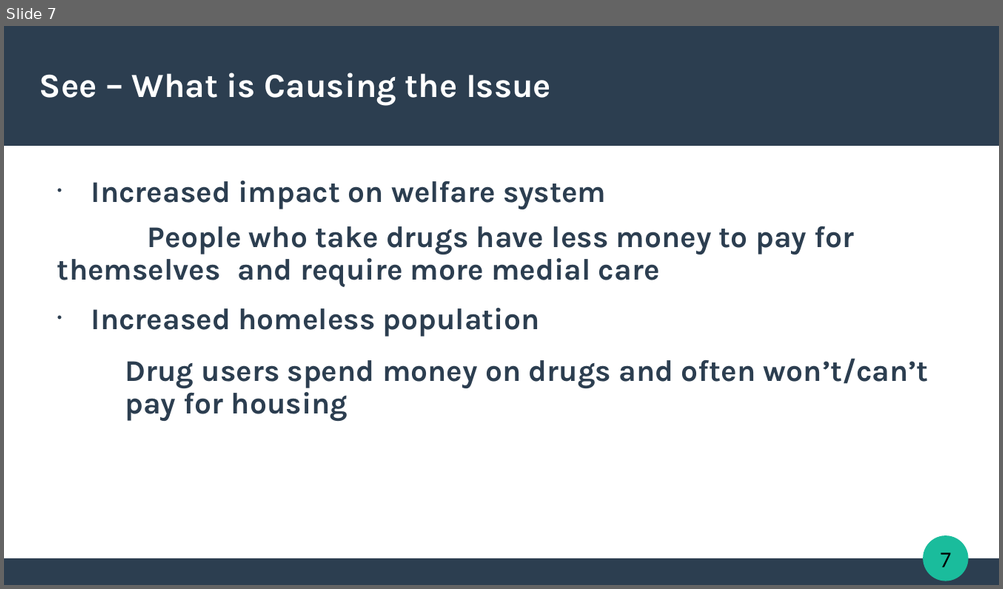
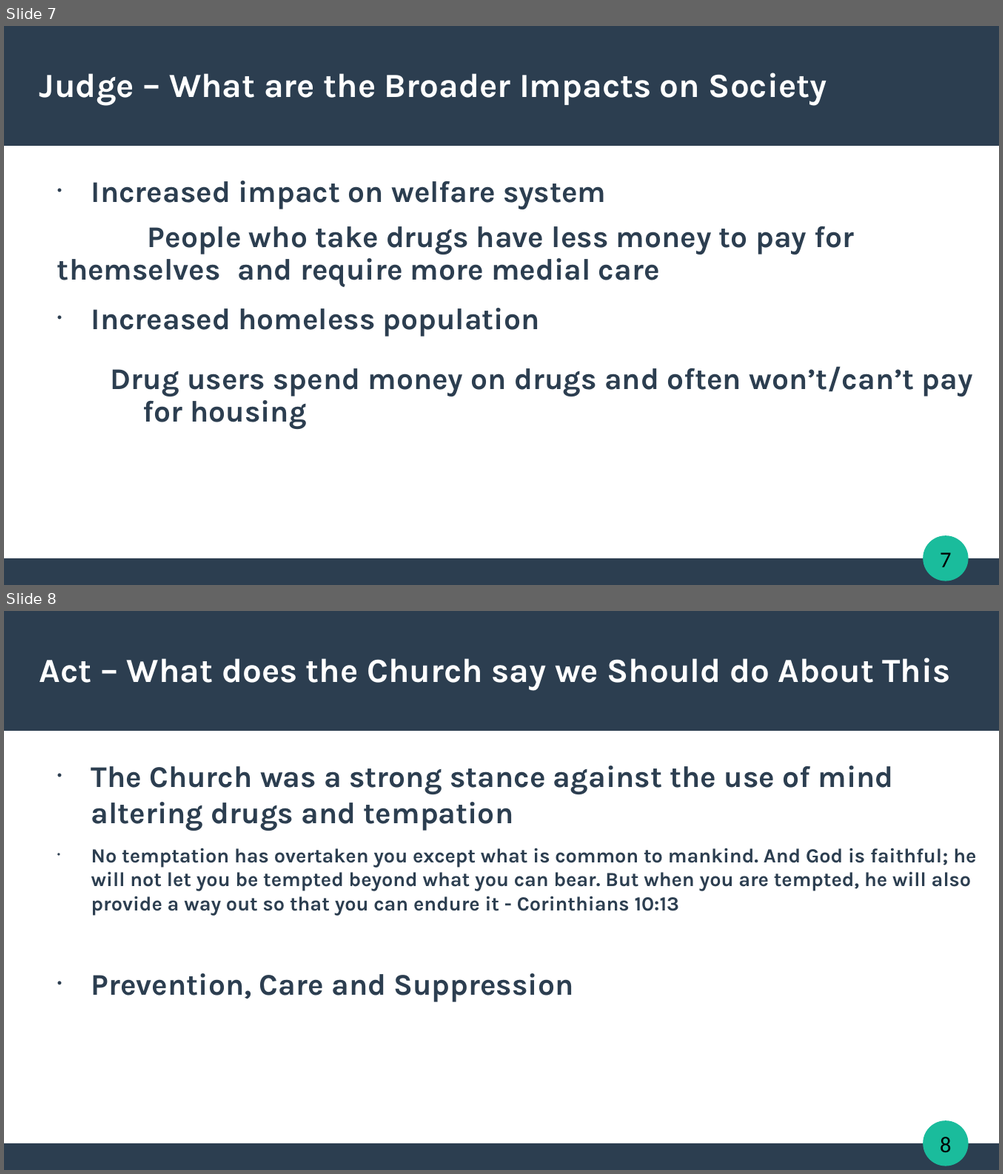
Before and after one commit to CrypticEntity/schoolwork9-10, a slide deck: Religion/t4 assesment.pptx. Shown one above the other, each under a label of ours: slide 7 before the commit, slides 7 and 8 after it. The pictures are 1003x589 and 1003x1174 pixels, drawn with LibreOffice and Linux fonts; fonts in the diff are those of the drawing. Boxes give left, top, right and bottom in pixels: in the first picture for what was removed or moved away, otherwise in the second. Text is boxed around its words. In the diff, an @@ line names an element or a change of style, - is before the commit and + after.

```diff
--- a/Religion/t4 assesment.pptx
+++ b/Religion/t4 assesment.pptx
@@ slide 8 added at <box>4,611,999,1170</box>, background #FFFFFF; not listed: 4 template elements that a slide beside it also shows @@
@@ title added at <box>40,658,950,690</box>, 27 pt, text #FFFFFF, bold @@
+Act – What does the Church say we Should do About This
@@ text added at <box>91,766,976,1002</box>, 16 pt, text #2C3E50, bold @@
+• The Church was a strong stance against the use of mind altering drugs and tempation
+• No temptation has overtaken you except what is common to mankind. And God is faithful; he will not let you be tempted beyond what you can bear. But when you are tempted, he will also provide a way out so that you can endure it - Corinthians 10:13
+• Prevention, Care and Suppression
@@ slide 7 changed as well @@
@@ title at <box>40,73,826,105</box>: text changed @@
-See – What is Causing the Issue
+Judge – What are the Broader Impacts on Society
@@ text at <box>57,227,973,429</box>: list level 2 to 1 in "People who take drugs have ..."; indent changed; more space between paragraphs @@
```
Also in this commit, not shown: 3 other slides changed, 1 other slide added, 1 slide removed, 1 other file.
